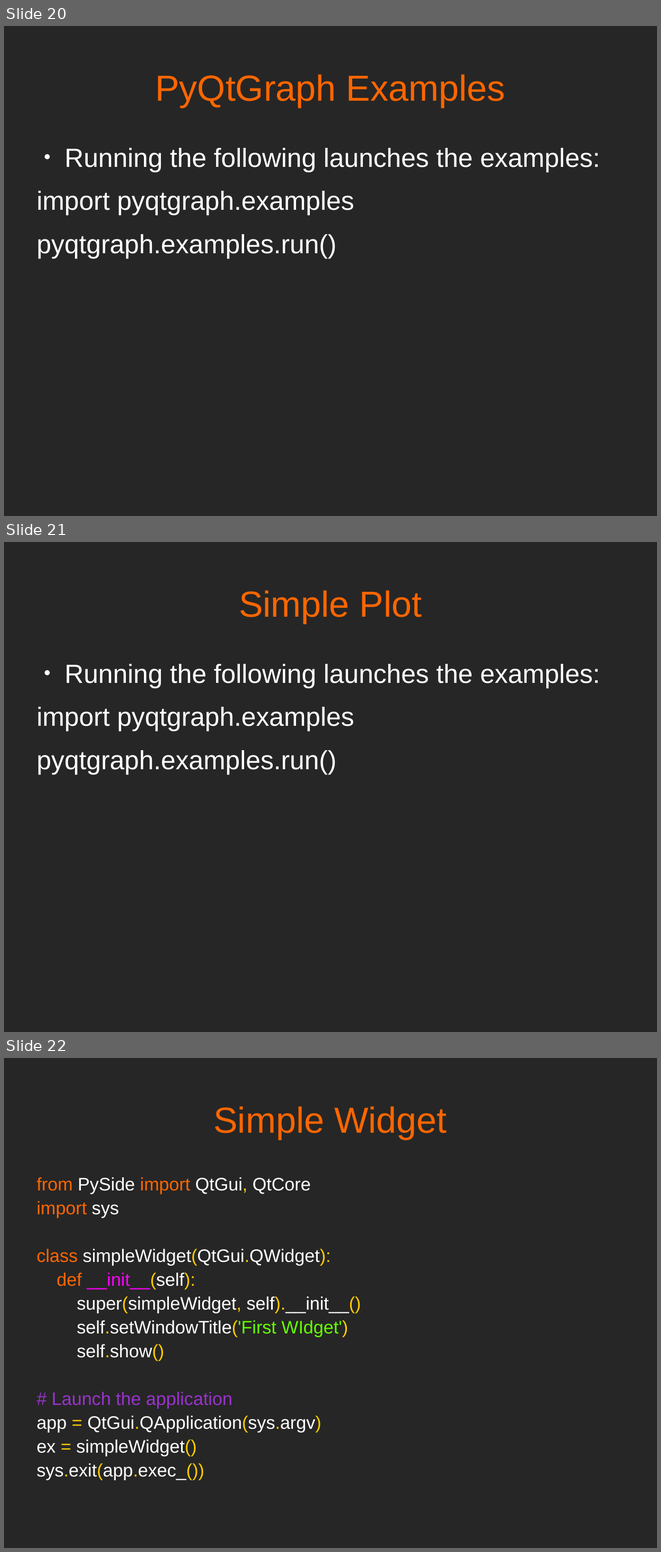
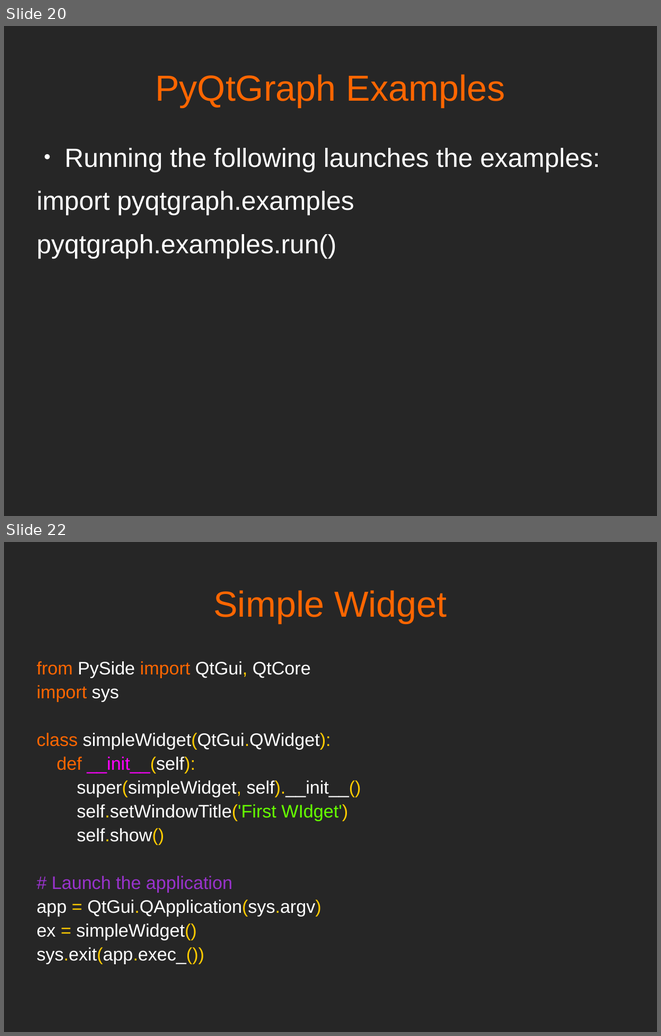
Before and after one commit to mfarhan12/qt-presentation, a slide deck: OPAG QT Presentation.odp. Shown one above the other, each under a label of ours: slides 20, 21 and 22 before the commit, slides 20 and 22 after it; the slides between them are not shown. The pictures are 661x1552 and 661x1036 pixels, drawn with LibreOffice and Linux fonts; fonts in the diff are those of the drawing. Boxes give left, top, right and bottom in pixels: in the first picture for what was removed or moved away, otherwise in the second. Text is boxed around its words. In the diff, an @@ line names an element or a change of style, - is before the commit and + after.

Commit message:
modified simple plot example

```diff
--- a/OPAG QT Presentation.odp
+++ b/OPAG QT Presentation.odp
@@ slide 21 removed at (4,542,657,1032), background #262626 @@
@@ text removed at (239,590,422,623) @@
-Simple Plot
@@ text removed at (37,664,600,774) @@
-● Running the following launches the examples:
-import pyqtgraph.examples
-pyqtgraph.examples.run()
```
Also in this commit, not shown: 1 slide added, 3 other files.
